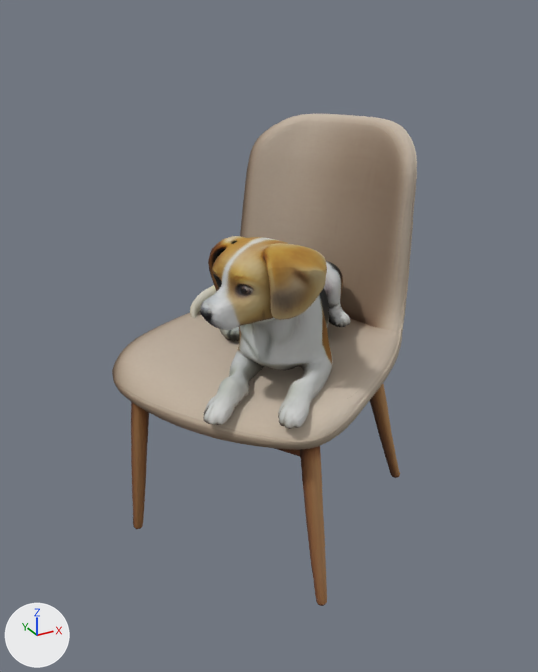
The glTF model static/models/model7.glb: old version first, new version second.
Rendered twice from a 50 mm lens placed at (-3.71, -6.58, 3.21), pointed at (-0.07, 0.06, -0.1). Every picture has the same lights, and +X, +Y and +Z are marked at lower left. Vertices at the same position are counted once.

The scene before the commit, as lines of its bpy script (objects in view):
```python
me_mesh_0 = bpy.data.meshes.new('mesh_0')
me_mesh_0.from_pydata(...)  # 9451 vertices, 18898 faces; spans x -1.72..1.87, y -2.6..2.04, z -1.87..1.58
# faces by material slot: [9836, 9062]
me_mesh_0.materials.append(mat_mesh_0_0_005)  # picture img_mesh_0_0
me_mesh_0.materials.append(mat_mesh_1_0_005)  # picture img_mesh_1_0
ob_mesh_0 = bpy.data.objects.new('mesh_0', me_mesh_0)
ob_mesh_0.location = (0.0, 0.0, 0.0)
ob_mesh_0.rotation_euler = (1.571, 0.0, 0.0)  # degrees (90, 0, 0)
```
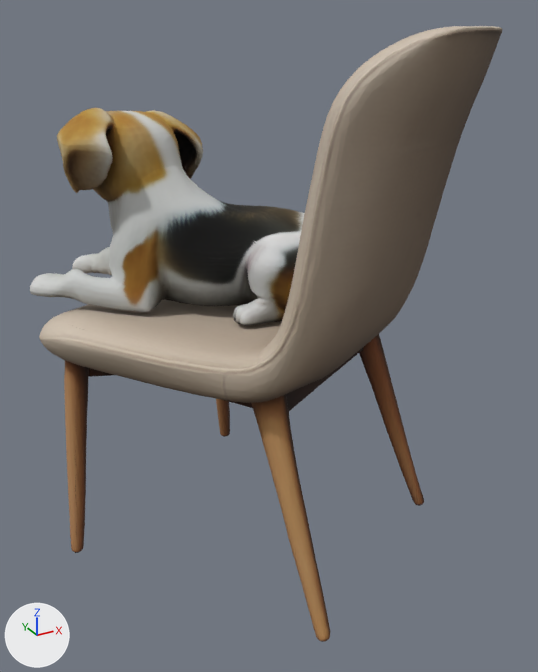
Location of each change, [x1, y1, x2, y2] in pixels of the pictures (538 x 672 px; the box of a moved part takes in the faces that stretch with it):
'mesh_0', reshaped, turned, rescaled: before [112, 114, 417, 606]; after [30, 26, 502, 642]
part 1 of me_mesh_0, moved or reshaped: before [112, 114, 417, 606]; after [39, 26, 502, 642]
part 2 of me_mesh_0, moved or reshaped: before [190, 236, 351, 429]; after [30, 108, 305, 326]

The change in detail:
me_mesh_0 has 9451 vertices, 18898 faces and spans x -1.72..1.87, y -2.6..2.04, z -1.87..1.58.
me_mesh_0 is used by ob_mesh_0; location (0.0, 0.0, 0.0); rotation (1.571, 0.0, 0.0), in degrees (90, 0, 0).
me_mesh_0 part 1: the loose piece of 4533 vertices spanning x -1.72..1.87, y -2.6..2.04, z -1.87..1.58 is multiplied about its middle by the matrix ((0.0, 0.0, 0.045), (0.0, -0.045, 0.0), (0.045, 0.0, 0.0)), then moved by (-0.07, 0.27, 0.14).
me_mesh_0 part 2: the loose piece of 4918 vertices spanning x -1.26..1.04, y -0.42..1.29, z -1.32..1.51 is multiplied about its middle by the matrix ((-0.001, -0.002, 0.045), (0.007, -0.045, -0.002), (0.045, 0.007, 0.001)), then moved by (0.13, -0.47, -0.12).
Object 'mesh_0' (ob_mesh_0) turns from (90, 0, 0) to (90, -179, 0) degrees about x, y and z.
Object 'mesh_0' (ob_mesh_0) is rescaled from (1.0, 1.0, 1.0) to (27.7, 27.7, 27.7).
